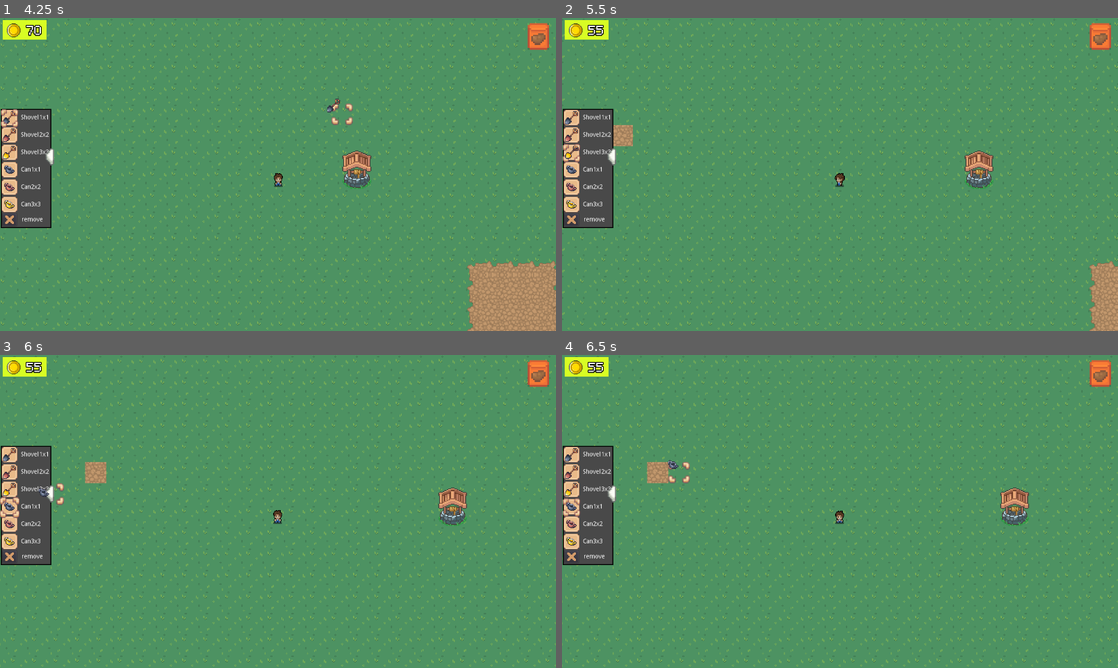
Above: before the commit, frames 1-4 (two rows, left to right).
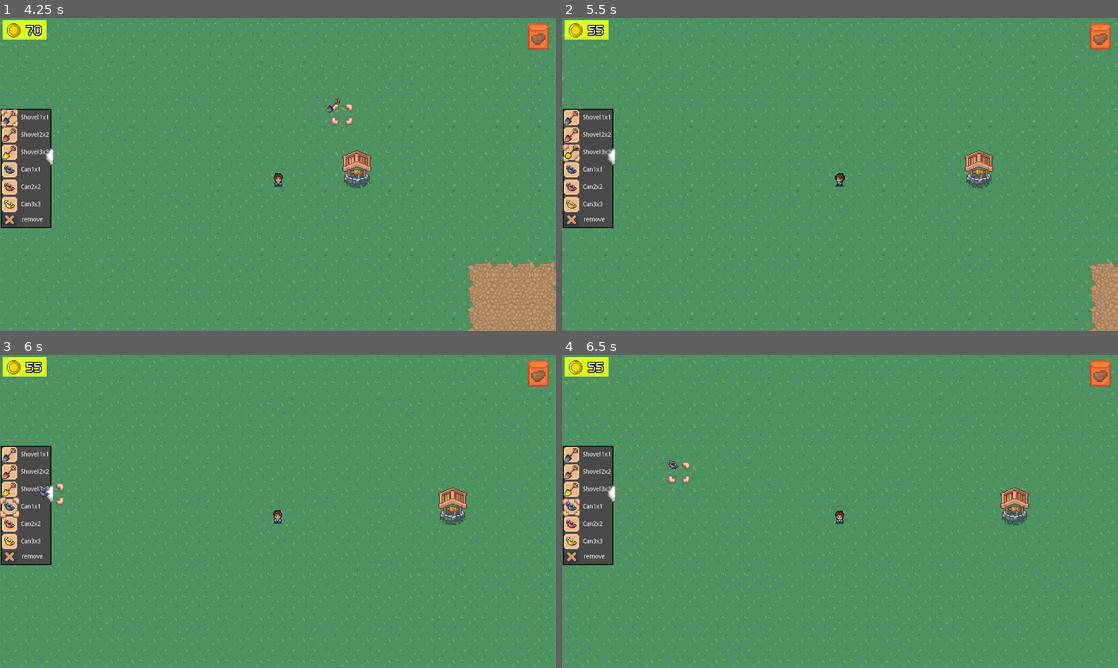
Above: after the commit, the same moments.

Repository: zolkins/RootGame
Game: Godot game, scene res://scenes/main_menu.tscn
The game is run twice, just before and just after one commit, with the same random seed, the same clock (stepped at 60 frames per second) and the same inputs.
Inputs (mouse positions are in pixels of both pictures, inside the frame that each line leads up to):
- Up to frame 1 (4.25 s): click "Нова гра" at 0.5 s; click (5, 155) at 1.25 s; click "remove" at 2 s; click (539, 36) at 2.75 s; tap Enter at 3.5 s; drag from (11, 118) to (333, 105) at 3.52 s
- Up to frame 2 (5.5 s): drag from (573, 133) to (812, 237) at 4.27 s; tap Space at 5 s; move the mouse to (573, 152) at 5.02 s; hold Left (ui_left) from 5.03 s (still down); click (573, 152) at 5.17 s
- Up to frame 3 (6 s): release Left (ui_left) at 5.75 s; drag from (11, 505) to (111, 464) at 5.77 s
- Up to frame 4 (6.5 s): no input

Frame 1 is identical in both runs. In frame 2, 0.2% of the frame differs, in the area x 9-13%, y 34-42%; in frame 3, 0.3%, in the area x 15-20%, y 34-42%; in frame 4, 0.3%.

Commit message:
Digging behind ui fixed

Diff:
--- a/scripts/KinematicBody2D.gd
+++ b/scripts/KinematicBody2D.gd
@@ -60,10 +60,11 @@
 func _on_Shop_dig():
 	var map_position = $"../predmeti".world_to_map(get_global_mouse_position())
 	var tileid = $"../predmeti".tile_set.find_tile_by_name("Dirt")
-	if !($"../predmeti".get_cell(map_position.x, map_position.y) == tileid):
-		$"../predmeti".set_cell(map_position.x, map_position.y, tileid)
-	else:
-		$"../predmeti".set_cell(map_position.x, map_position.y, -1)
+	if !(get_local_mouse_position().x > -415 && get_local_mouse_position().x < -340 && get_local_mouse_position().y > -100 && get_local_mouse_position().y < 80):
+		if !($"../predmeti".get_cell(map_position.x, map_position.y) == tileid):
+			$"../predmeti".set_cell(map_position.x, map_position.y, tileid)
+		else:
+			$"../predmeti".set_cell(map_position.x, map_position.y, -1)
 
 func _on_Shop_selec():
 	$"../Select".set_visible(true)
